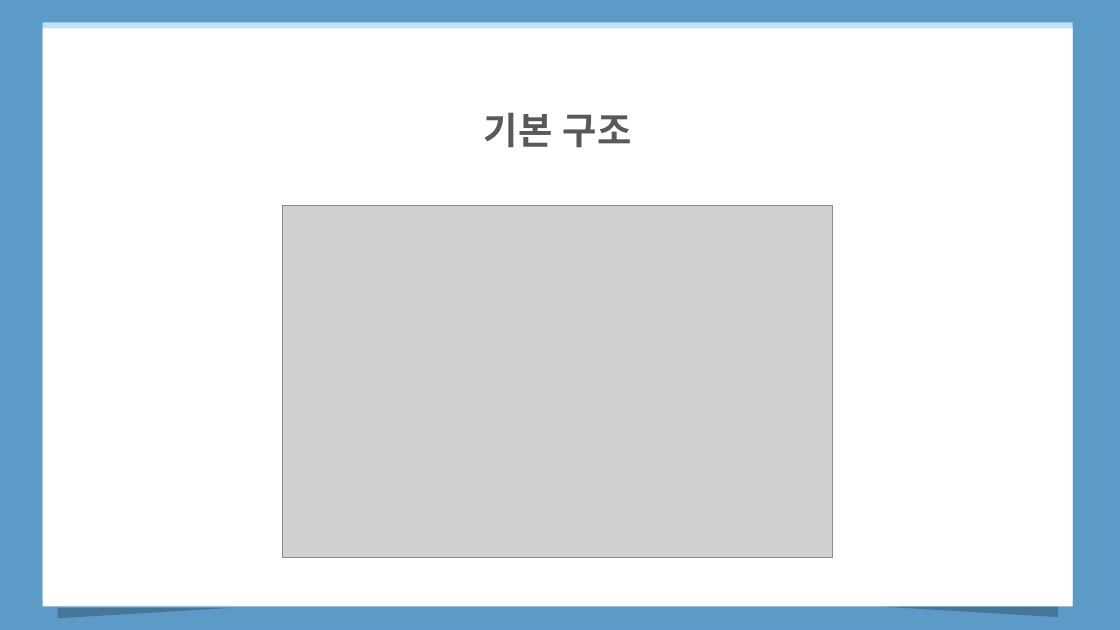
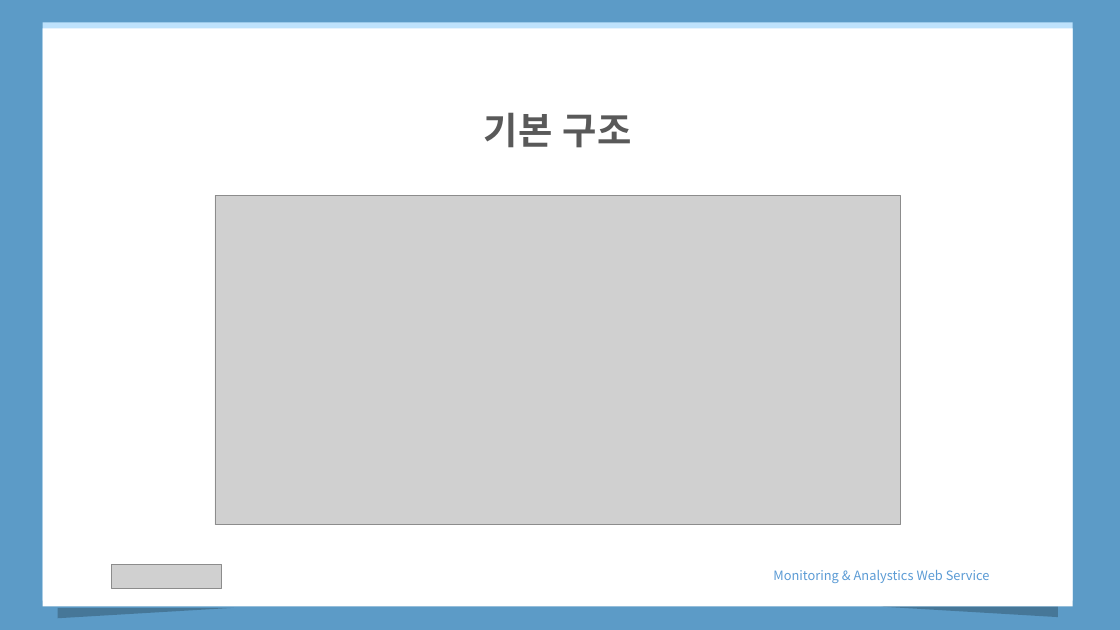
Before and after one commit to haomaru88/first_web, a slide deck: slide 5 of MonitoringWeb.pptx. Drawn at 1120x630 pixels with LibreOffice and Linux fonts; fonts in the diff are those of the drawing; grey boxes stand for pictures. Boxes give left, top, right and bottom in pixels: in the first picture for what was removed or moved away, otherwise in the second. Text is boxed around its words. In the diff, an @@ line names an element or a change of style, - is before the commit and + after.

```diff
--- a/MonitoringWeb.pptx
+++ b/MonitoringWeb.pptx
@@ picture: place and size @@
-picture at box(282, 206, 833, 558)
+picture at box(215, 196, 901, 525)
@@ picture added at box(111, 565, 222, 589) @@
@@ text added at box(773, 570, 990, 583), 11 pt, text #5B9BD5 @@
+Monitoring & Analystics Web Service
```
Also in this commit, not shown: 4 other slides changed, 5 other files.
